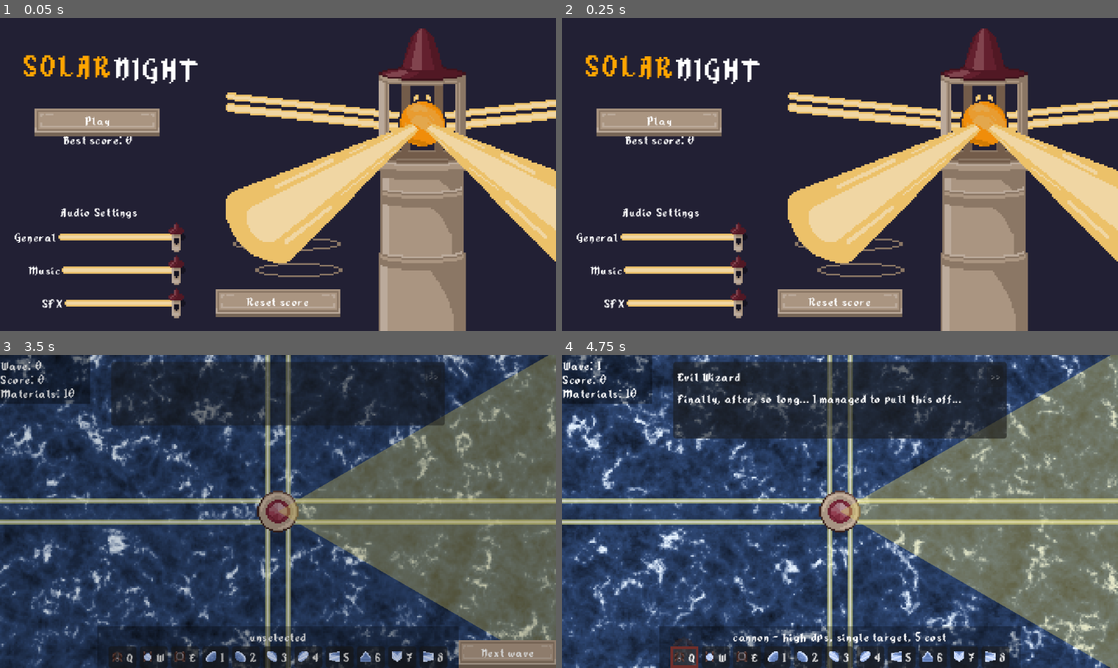
Above: before the commit, frames 1-4 (two rows, left to right).
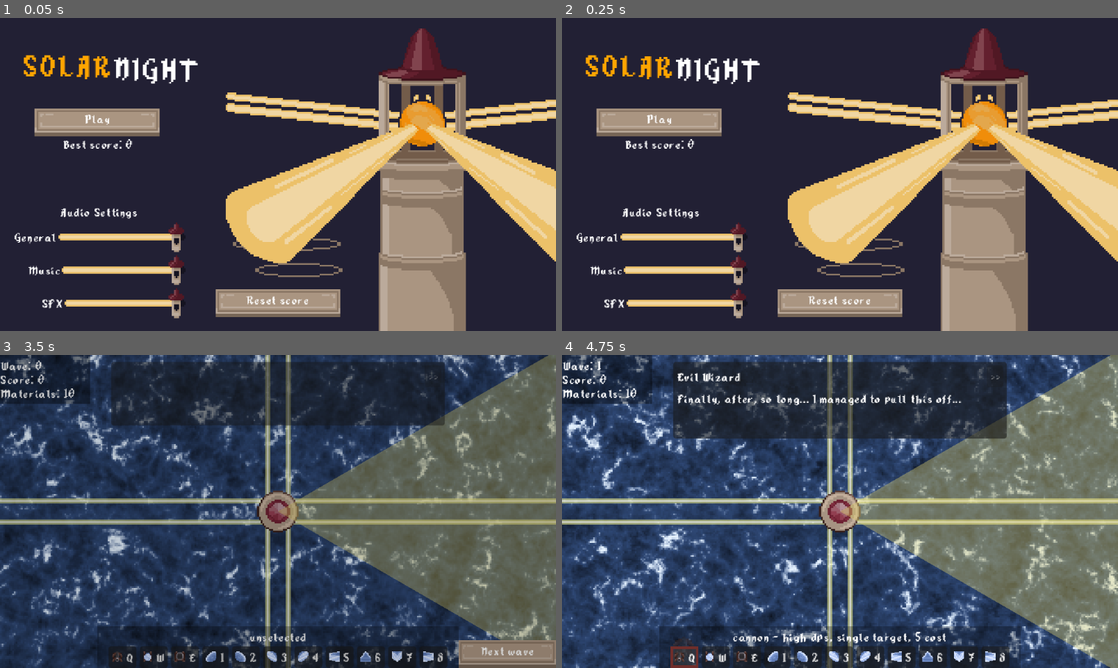
Above: after the commit, the same moments.

Repository: TrueHopolok/gj_solarnight
Game: Godot game, scene res://ui/main_menu/main_menu.tscn
Same seed, same stepped clock (60 frames per second), same inputs: the game is played once before the commit and once after it. Sound files missing from this copy of the repository are replaced by a short silence.
Inputs (mouse positions are in pixels of both pictures, inside the frame that each line leads up to):
- Up to frame 1 (0.05 s): no input
- Up to frame 2 (0.25 s): no input
- Up to frame 3 (3.5 s): click "Play" at 0.5 s; move the mouse to (400, 495) at 1.27 s; hold Right mouse button (delete_building) 1.28-2.03 s; move the mouse to (166, 527) at 2.02 s; tap Space (deselect) at 2.1 s; move the mouse to (333, 442) at 2.77 s; press the mouse at (333, 442) at 2.78 s
- Up to frame 4 (4.75 s): release the mouse at (895, 442) at 3.5 s; click "Next wave" at 3.5 s; click "Q" at 4.25 s

The runs differ from the first frame. In frame 1, 0.4% of the frame differs, in the area x 11-56%, y 30-92%; in frame 2, 0.4%; in frame 3, 0.1%; in frame 4, nothing differs.

Commit message:
fixup! idk

Diff:
--- a/ui/main_menu/main_menu.tscn
+++ b/ui/main_menu/main_menu.tscn
@@ -42,9 +42,9 @@
 
 [node name="BestScoreLabel" type="Label" parent="." unique_id=366243123]
 offset_left = 40.0
-offset_top = 131.0
+offset_top = 136.0
 offset_right = 184.0
-offset_bottom = 156.0
+offset_bottom = 161.0
 text = "Best score: %d"
 horizontal_alignment = 1
 script = ExtResource("2_6mijq")
--- a/ui/premade_button/premade_button.tscn
+++ b/ui/premade_button/premade_button.tscn
@@ -29,7 +29,7 @@
 anchors_preset = 15
 anchor_right = 1.0
 anchor_bottom = 1.0
-offset_bottom = -5.0
+offset_bottom = -8.0
 grow_horizontal = 2
 grow_vertical = 2
 size_flags_horizontal = 3
